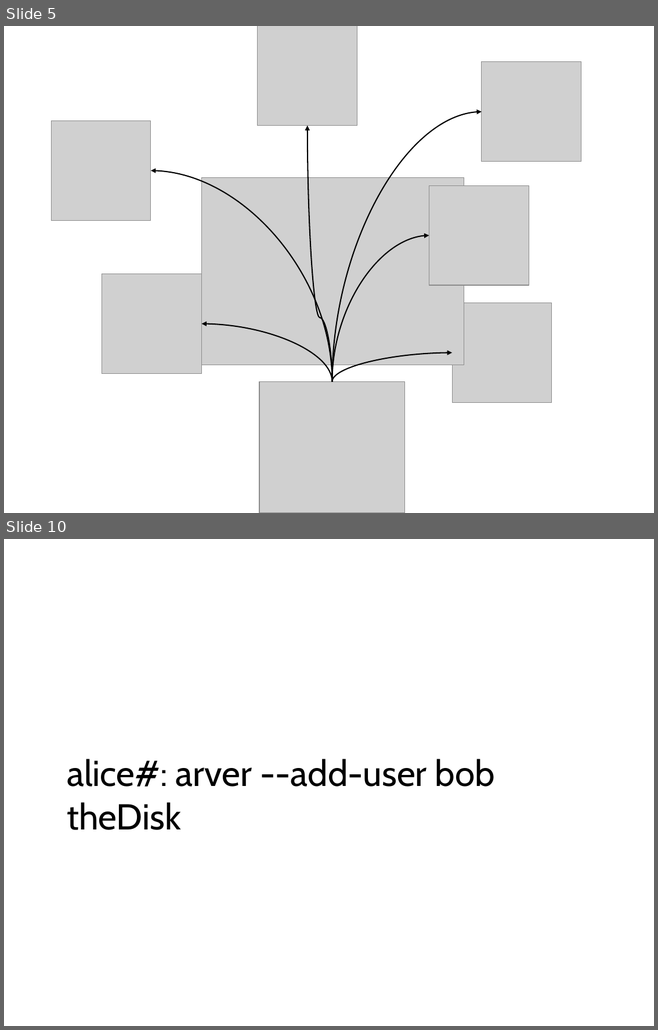
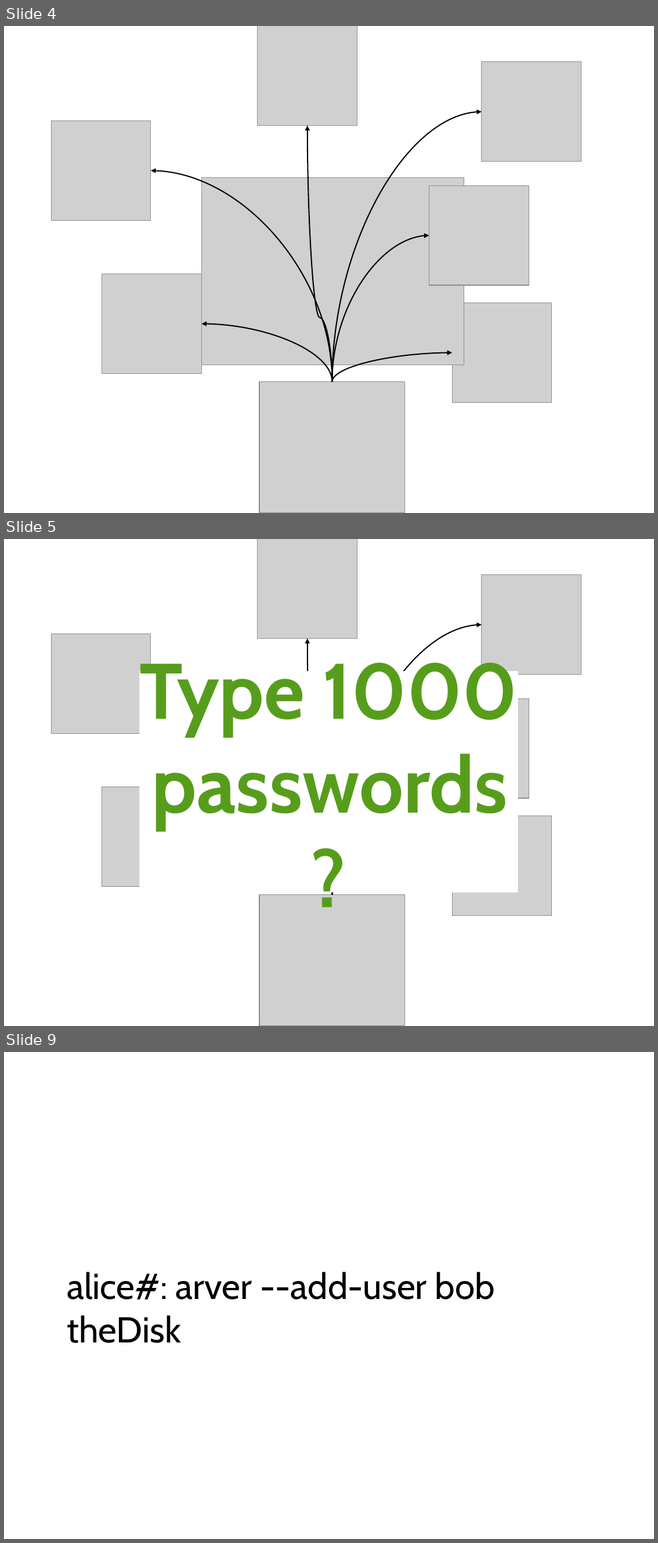
Before and after one commit to arver/arver, a slide deck: presentation/28c3.odp. Shown one above the other, each under a label of ours: slides 5 and 10 before the commit, slides 4, 5 and 9 after it; the slides between them are not shown. The pictures are 658x1030 and 658x1543 pixels, drawn with LibreOffice and Linux fonts; fonts in the diff are those of the drawing; grey boxes stand for pictures. Boxes give left, top, right and bottom in pixels: in the first picture for what was removed or moved away, otherwise in the second. Text is boxed around its words. In the diff, an @@ line names an element or a change of style, - is before the commit and + after.

```diff
--- a/presentation/28c3.odp
+++ b/presentation/28c3.odp
@@ slide 5 added at <box>4,539,654,1026</box>, background #FFFFFF @@
@@ picture added at <box>257,539,357,639</box> @@
@@ picture added at <box>481,575,581,675</box> @@
@@ curved arrow added from (332, 895) to (481, 624), #000000 1.45 pt @@
@@ picture added at <box>51,634,151,733</box> @@
@@ curved arrow added from (332, 895) to (307, 639), #000000 1.45 pt @@
@@ title added at <box>140,671,518,893</box>, fill #FFFFFF, 96 pt, text #579D1C, bold @@
+Type 1000 passwords?
@@ curved arrow added from (332, 895) to (151, 683), #000000 1.45 pt @@
@@ picture added at <box>429,699,529,798</box> @@
@@ curved arrow added from (332, 895) to (429, 748), #000000 1.45 pt @@
@@ picture added at <box>102,787,201,887</box> @@
@@ picture added at <box>452,816,552,915</box> @@
@@ curved arrow added from (332, 895) to (201, 837), #000000 1.45 pt @@
@@ curved arrow added from (332, 895) to (452, 866), #000000 1.45 pt @@
@@ picture added at <box>259,895,405,1026</box> @@
@@ what was slide 5 is now slide 4 @@
@@ what was slide 10 is now slide 9 @@
```
Also in this commit, not shown: 9 slides changed, 3 other slides added, 3 slides removed, 1 other file.
